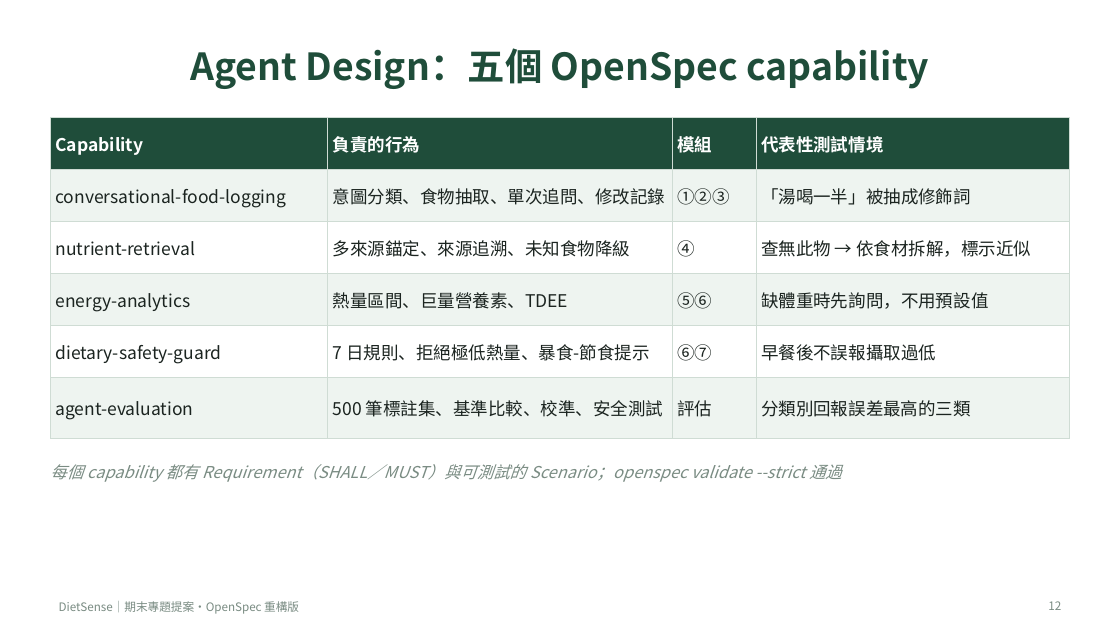
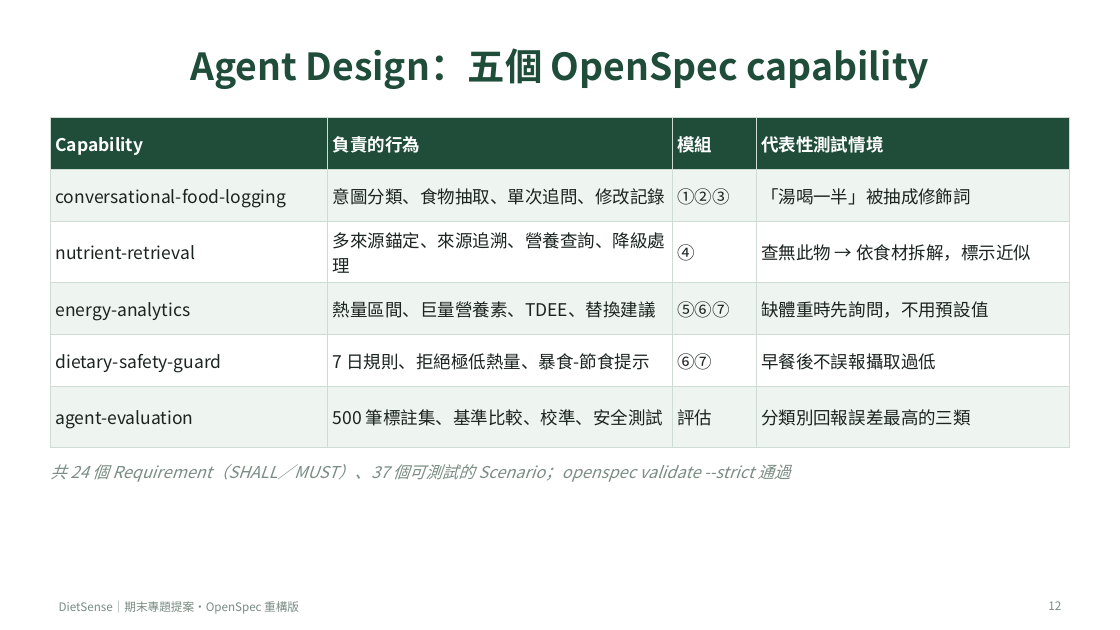
Before and after one commit to A0966411725-png/dietsense-proposal, a slide deck: slide 12 of presentation/DietSense_Proposal_Refactored.pptx. Drawn at 1120x630 pixels with LibreOffice and Linux fonts; fonts in the diff are those of the drawing. Boxes give left, top, right and bottom in pixels: in the first picture for what was removed or moved away, otherwise in the second. Text is boxed around its words. In the diff, an @@ line names an element or a change of style, - is before the commit and + after.

```diff
--- a/presentation/DietSense_Proposal_Refactored.pptx
+++ b/presentation/DietSense_Proposal_Refactored.pptx
@@ table at bbox=[50, 118, 1070, 433] @@
-row 3, column 2: 多來源錨定、來源追溯、未知食物降級
+row 3, column 2: 多來源錨定、來源追溯、營養查詢、降級處理
-row 4, column 2: 熱量區間、巨量營養素、TDEE
+row 4, column 2: 熱量區間、巨量營養素、TDEE、替換建議
-row 4, column 3: ⑤⑥
+row 4, column 3: ⑤⑥⑦
@@ text at bbox=[50, 464, 791, 482]: text changed @@
-每個 capability 都有 Requirement（SHALL／MUST）與可測試的 Scenario；openspec validate --strict 通過
+共 24 個 Requirement（SHALL／MUST）、37 個可測試的 Scenario；openspec validate --strict 通過
```
Also in this commit, not shown: 10 other slides changed, 2 slides added, 25 other files.
